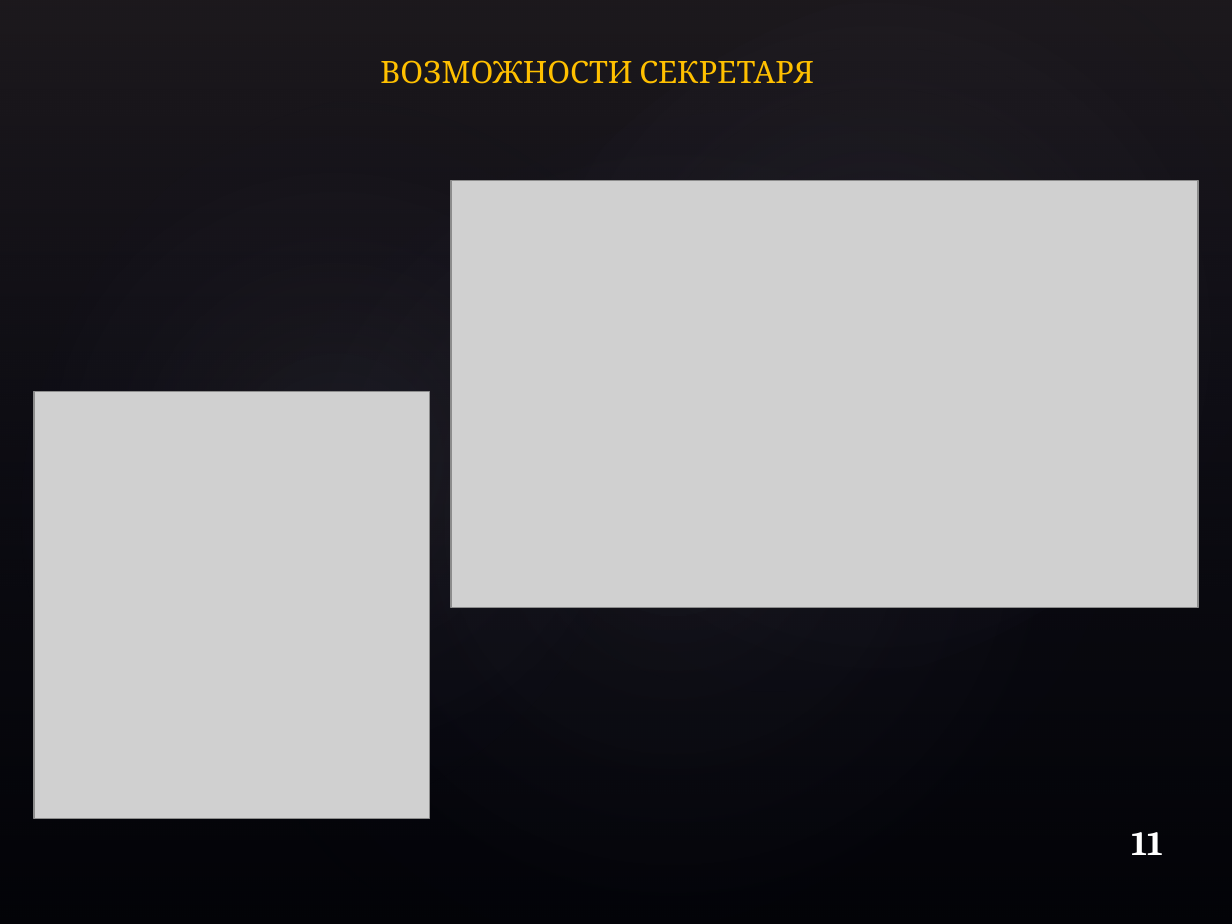
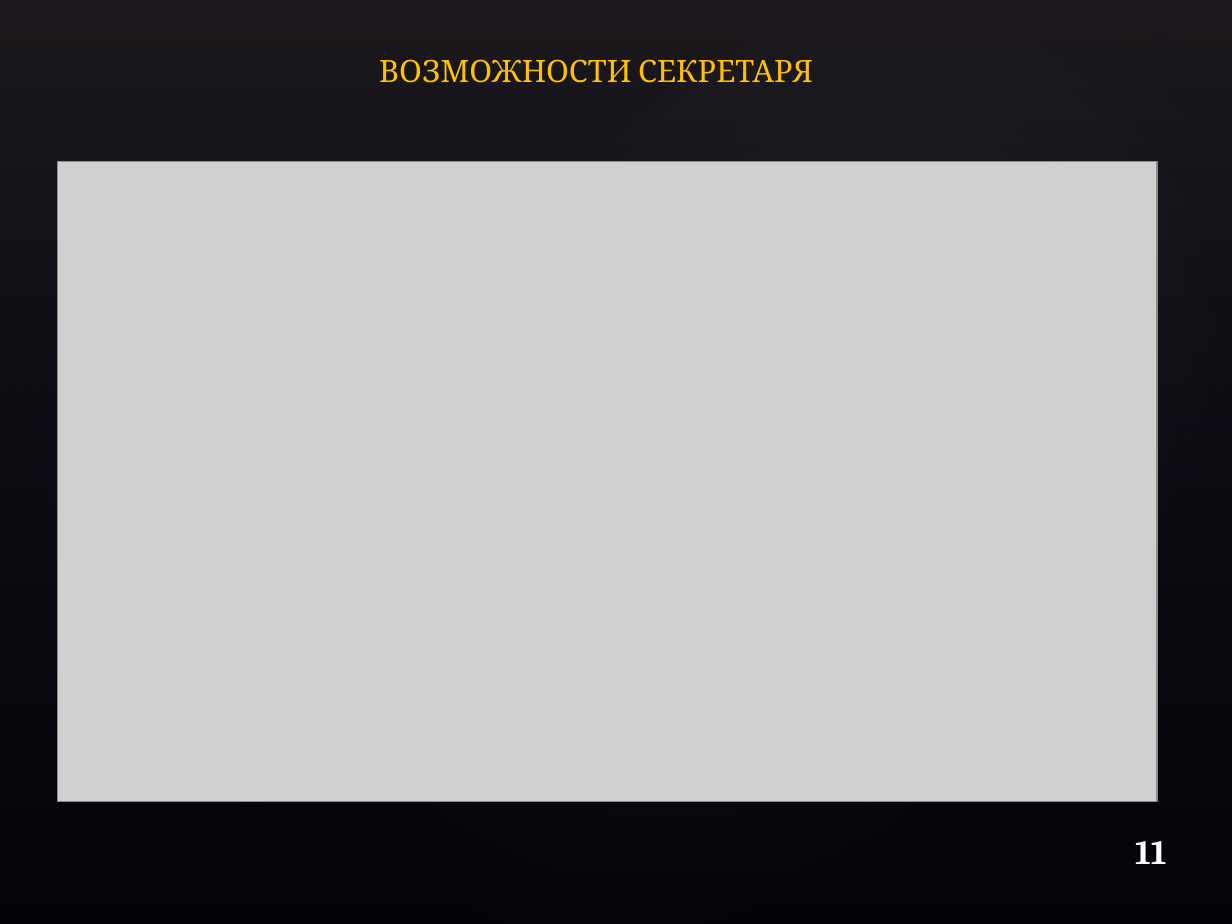
Before and after one commit to TTmaxiTT/VP, a slide deck: slide 11 of Смирнов М.Л. курсовой проект по ВП на тему 'Риэлтерское агентство'/Смирнов М. Л. курсовой проект по ВП на тему 'Риэлтерское агентство'.pptx. Drawn at 1232x924 pixels with LibreOffice and Linux fonts; fonts in the diff are those of the drawing; grey boxes stand for pictures; background and template pictures are left out. Boxes give left, top, right and bottom in pixels: in the first picture for what was removed or moved away, otherwise in the second. Text is boxed around its words. In the diff, an @@ line names an element or a change of style, - is before the commit and + after.

```diff
--- a/Смирнов М.Л. курсовой проект по ВП на тему 'Риэлтерское агентство'/Смирнов М. Л. курсовой проект по ВП на тему 'Риэлтерское агентство'.pptx
+++ b/Смирнов М.Л. курсовой проект по ВП на тему 'Риэлтерское агентство'/Смирнов М. Л. курсовой проект по ВП на тему 'Риэлтерское агентство'.pptx
@@ picture added at [58,161,1157,802] @@
@@ picture removed at [451,181,1198,607] @@
@@ picture removed at [34,392,430,818] @@
@@ text "11": place and size @@
-text "11" at [1131,832,1162,855]
+text "11" at [1135,841,1166,864]
```
Also in this commit, not shown: 9 other slides changed, 4 slides added, 2 slides removed, 1 other file.
